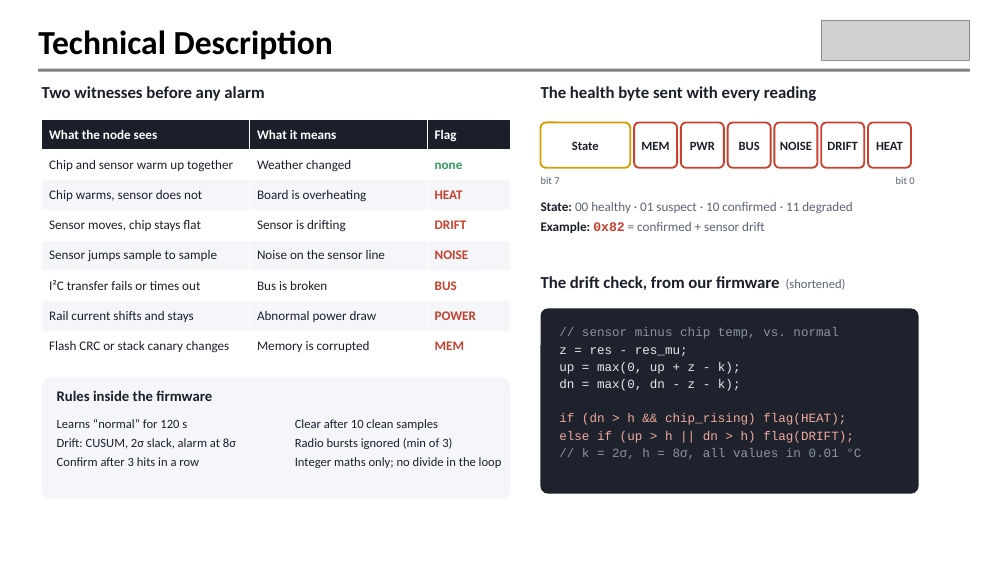
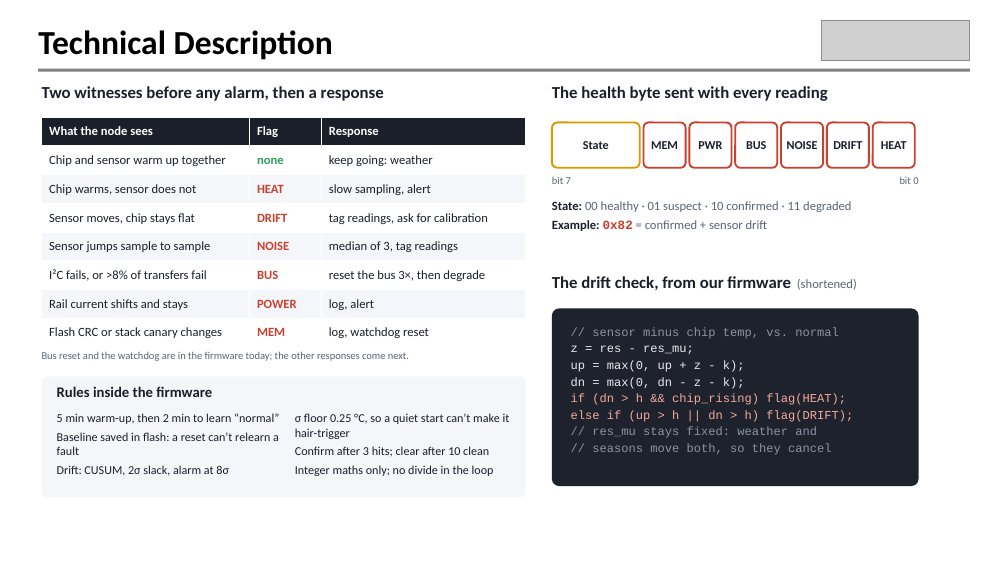
Before and after one commit to shriram-s7/sentinel-techgium, a slide deck: slide 5 of docs/22825_TG10_Presentation Round.pptx. Drawn at 1008x567 pixels with LibreOffice and Linux fonts; fonts in the diff are those of the drawing; grey boxes stand for pictures; background and template pictures are left out. Boxes give left, top, right and bottom in pixels: in the first picture for what was removed or moved away, otherwise in the second. Text is boxed around its words. In the diff, an @@ line names an element or a change of style, - is before the commit and + after.

```diff
--- a/docs/22825_TG10_Presentation Round.pptx
+++ b/docs/22825_TG10_Presentation Round.pptx
@@ text at (42, 86, 384, 101): text changed @@
-Two witnesses before any alarm
+Two witnesses before any alarm, then a response
@@ text "The health byte sent with ...": place and size @@
-text "The health byte sent with ..." at (541, 86, 816, 101)
+text "The health byte sent with ..." at (552, 86, 827, 101)
@@ table at (42, 117, 526, 347) @@
-row 1, column 2: What it means
+row 1, column 2: Flag
-row 1, column 3: Flag
+row 1, column 3: Response
-row 2, column 2: Weather changed
+row 2, column 2: none
-row 2, column 3: none
+row 2, column 3: keep going: weather
-row 3, column 2: Board is overheating
+row 3, column 2: HEAT
-row 3, column 3: HEAT
+row 3, column 3: slow sampling, alert
-row 4, column 2: Sensor is drifting
+row 4, column 2: DRIFT
-row 4, column 3: DRIFT
+row 4, column 3: tag readings, ask for calibration
-row 5, column 2: Noise on the sensor line
+row 5, column 2: NOISE
-row 5, column 3: NOISE
+row 5, column 3: median of 3, tag readings
-row 6: I²C transfer fails or times out | Bus is broken | BUS
+row 6: I²C fails, or >8% of transfers fail | BUS | reset the bus 3×, then degrade
-row 7, column 2: Abnormal power draw
+row 7, column 2: POWER
-row 7, column 3: POWER
+row 7, column 3: log, alert
-row 8, column 2: Memory is corrupted
+row 8, column 2: MEM
-row 8, column 3: MEM
+row 8, column 3: log, watchdog reset
@@ size 12.5 to 12 pt in "What the node sees", "Chip and sensor warm up together", "Chip warms, sensor does not", "Sensor moves, chip stays flat" and 3 more places @@
@@ table: place and size @@
-table at (42, 119, 510, 361)
+table at (42, 117, 526, 347)
@@ size 12 to 11.5 pt in 7 elements at (873, 123, 915, 168), (827, 123, 870, 168), (781, 123, 823, 168), (735, 123, 777, 168), (690, 123, 732, 168), (644, 123, 686, 168), (552, 123, 640, 168) @@
@@ 4 rounded rectangles: place and size @@
-4 rounded rectangles at (541, 123, 771, 168)
+4 rounded rectangles at (552, 123, 777, 168)
@@ 3 rounded rectangles: place and size @@
-3 rounded rectangles at (774, 123, 911, 168)
+3 rounded rectangles at (781, 123, 915, 168)
@@ text "bit 7": place and size @@
-text "bit 7" at (541, 177, 559, 184)
+text "bit 7" at (552, 177, 571, 184)
@@ text "bit 0": place and size @@
-text "bit 0" at (896, 177, 914, 184)
+text "bit 0" at (900, 177, 918, 184)
@@ text "State: 00 healthy · 01 ...": place and size @@
-text "State: 00 healthy · 01 ..." at (541, 202, 852, 233)
+text "State: 00 healthy · 01 ..." at (552, 201, 851, 231)
@@ text "State: 00 healthy · 01 ..." at (552, 201, 851, 231): size 12.5 to 12 pt @@
@@ text "The drift check, from our ...": place and size @@
-text "The drift check, from our ..." at (541, 276, 846, 290)
+text "The drift check, from our ..." at (552, 276, 857, 290)
@@ rounded rectangle "// sensor minus chip temp, ...": place and size @@
-rounded rectangle "// sensor minus chip temp, ..." at (541, 309, 919, 494)
+rounded rectangle "// sensor minus chip temp, ..." at (552, 309, 919, 486)
@@ text in rounded rectangle at (571, 327, 853, 422): size 12 to 11.5 pt in "// sensor minus chip temp, vs. normal", "z = res - res_mu;", "up = max(0, up + z - ...", "dn = max(0, dn - z - ..." and 2 more places @@
@@ text added at (42, 351, 409, 361), 10 pt, text #5B6475 @@
+Bus reset and the watchdog are in the firmware today; the other responses come next.
@@ rounded rectangle: place and size @@
-rounded rectangle at (42, 378, 510, 499)
+rounded rectangle at (42, 377, 526, 498)
@@ rounded rectangle at (42, 377, 526, 498): proportions changed @@
@@ text "Rules inside the firmware": place and size @@
-text "Rules inside the firmware" at (57, 390, 212, 401)
+text "Rules inside the firmware" at (57, 386, 212, 397)
@@ text at (57, 413, 279, 455): text changed; size 12 to 11.5 pt @@
-Learns “normal” for 120 s
+5 min warm-up, then 2 min to learn “normal”
+Baseline saved in flash: a reset can’t relearn a fault
@@ text at (295, 413, 510, 457): text changed; size 12 to 11.5 pt @@
-Clear after 10 clean samples
-Radio bursts ignored (min of 3)
+σ floor 0.25 °C, so a quiet start can’t make it hair-trigger
+Confirm after 3 hits; clear after 10 clean
@@ text in rounded rectangle at (592, 427, 831, 455): text changed; size 12 to 11.5 pt @@
-// k = 2σ, h = 8σ, all values in 0.01 °C
+// res_mu stays fixed: weather and
+// seasons move both, so they cancel
@@ text at (57, 457, 199, 466): paragraph removed @@
-Confirm after 3 hits in a row
@@ text at (57, 465, 229, 476): size 12 to 11.5 pt in "Drift: CUSUM, 2σ slack, alarm at 8σ" @@
@@ text at (295, 465, 494, 476): size 12 to 11.5 pt in "Integer maths only; no divide in the ..." @@
```
Also in this commit, not shown: 10 other slides changed, 1 slide added, 22 other files.
